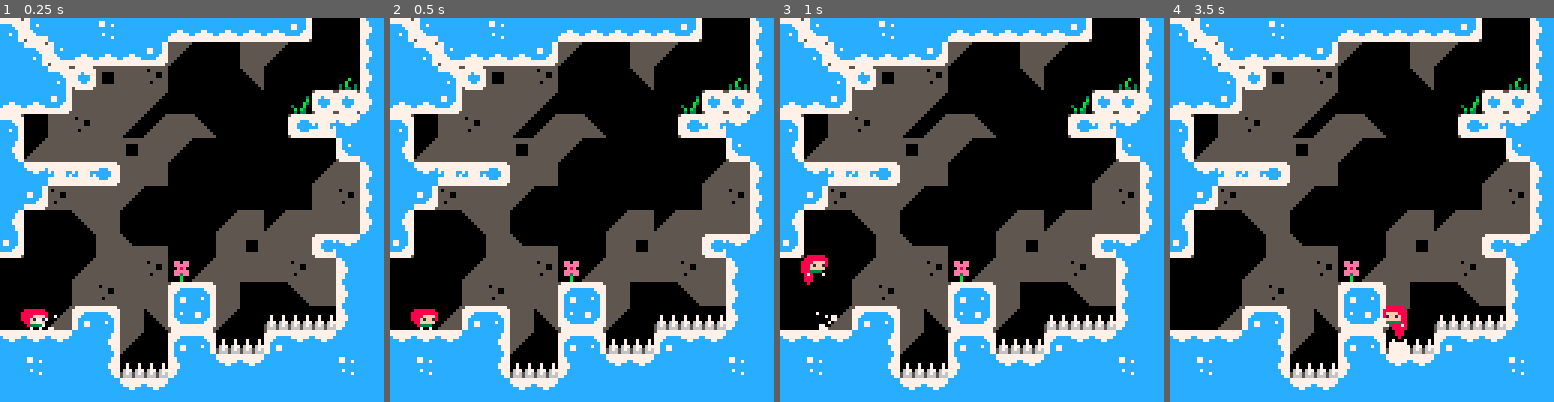
Above: before the commit, frames 1-4 (left to right).
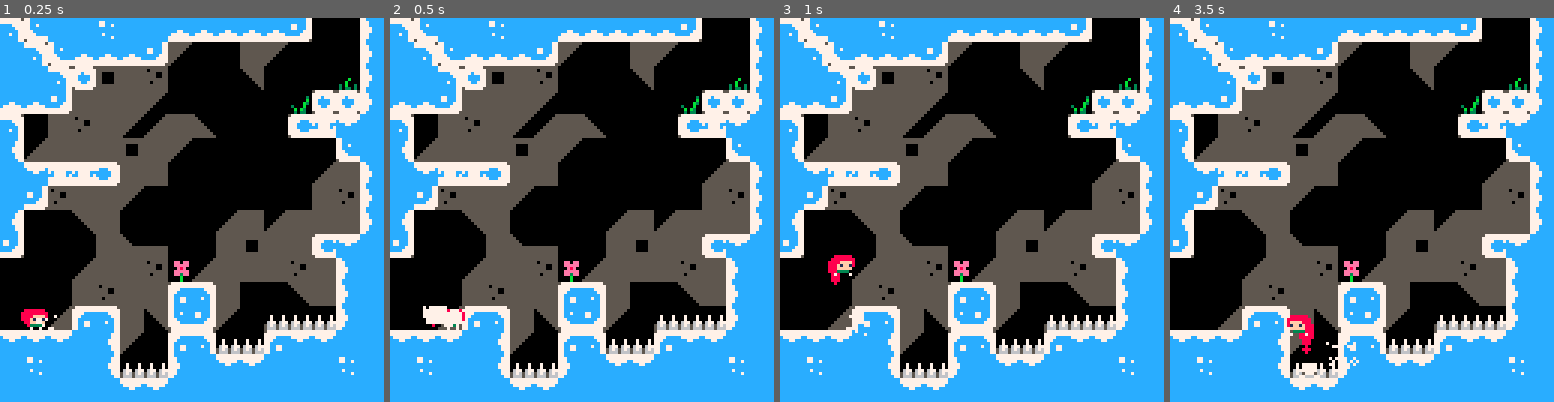
Above: after the commit, the same moments.

Repository: wesen/carts
Game: PICO-8 cartridge games/celeste/celeste-copy.p8
The game is run twice, just before and just after one commit, with the same random seed, the same clock (stepped at 60 frames per second) and the same inputs.
Inputs:
- Up to frame 1 (0.25 s): no input
- Up to frame 2 (0.5 s): tap X (X key) at 0.33 s
- Up to frame 3 (1 s): tap O (Z key) at 0.7 s
- Up to frame 4 (3.5 s): tap X (X key) at 1.07, 1.85, 2.97 s; hold Right 1.6-2.1 s; tap O (Z key) every 0.4 s from 1.7 to 3.3 s; hold Up 2.15-2.42 s; hold Right 2.47-3.03 s; hold Left from 3.08 s (still down)

Frame 1 is identical in both runs. In frame 2, 0.7% of the frame differs, in the area x 5-20%, y 75-82%; in frame 3, 0.8%; in frame 4, 1.1%, in the area x 30-63%, y 75-94%.

Commit message:
Added dash

Diff:
--- a/games/celeste/celeste-copy.lua
+++ b/games/celeste/celeste-copy.lua
@@ -20,10 +20,11 @@
 -- x objects
 -- x multijumps
 -- x smoke
+-- dash
+-- camera shake and freeze
 -- walljumps
 -- spawn player
 -- platforms
--- dash
 -- ice
 -- spikes
 -- kill player
--- a/games/celeste/celeste-copy.p8
+++ b/games/celeste/celeste-copy.p8
@@ -23,10 +23,11 @@
 -- x objects
 -- x multijumps
 -- x smoke
+-- dash
+-- camera shake and freeze
 -- walljumps
 -- spawn player
 -- platforms
--- dash
 -- ice
 -- spikes
 -- kill player
@@ -48,7 +49,6 @@
 player={
     init=function(this)
         this.spr_off=0
-        this.djump=max_djump
 
         -- jump
         this.p_jump=false
@@ -59,6 +59,14 @@
         -- solidity checks
         this.hitbox={x=1,y=3,w=6,h=5}
 
+        -- dash
+        -- number of dashes allowed
+        this.djump=max_djump
+        this.p_dash=false
+        this.dash_time=0
+        this.dash_effect_time=0
+        this.dash_target={x=0,y=0}
+        this.dash_accel={x=0,y=0}
 
         create_hair(this)
     end,
@@ -80,53 +88,125 @@
             this.jbuffer-=1
         end
 
+        local dash=btn(k_dash) and not this.p_dash
+        this.p_dash=btn(k_dash)
+
         if on_ground then
             this.grace=6
+            -- reset dashes allowed
+            if this.djump<max_djump then
+                psfx(54)
+                this.djump=max_djump
+            end
         elseif this.grace>0 then
             this.grace-=1
         end
 
-        local maxrun=1
-        local accel=0.6
-        local deccel=0.15
-
-        if not on_ground then
-            accel=0.4
-        end
-
-        if abs(this.spd.x)>maxrun then
-            this.spd.x=appr(this.spd.x,sign(this.spd.x)*maxrun,deccel)
+        this.dash_effect_time-=1
+        if this.dash_time>0 then
+            init_object(smoke,this.x,this.y)
+            this.dash_time-=1
+            this.spd.x=appr(this.spd.x,this.dash_target.x,this.dash_accel.x)
+            this.spd.y=appr(this.spd.y,this.dash_target.y,this.dash_accel.y)
         else
-            this.spd.x=appr(this.spd.x,input*maxrun,accel)
-        end
-
-        --facing
-        if this.spd.x!=0 then
-            this.flip.x=(this.spd.x<0)
-        end
-
-        -- gravity
-        local maxfall=2
-        local gravity=0.21
-
-        -- slow fall when getting slower
-        if abs(this.spd.y)<=0.15 then
-            gravity*=0.5
-        end
-
-        -- jump
-        if this.jbuffer>0 then
-            if this.grace>0 then
-                psfx(1)
-                this.jbuffer=0
-                this.spd.y=-2
-                this.grace=0
-                init_object(smoke,this.x,this.y+4)
-            end
-        end
-
-        if not on_ground then
-            this.spd.y=appr(this.spd.y,maxfall,gravity)
+            local maxrun=1
+            local accel=0.6
+            local deccel=0.15
+
+            if not on_ground then
+                accel=0.4
+            end
+
+            if abs(this.spd.x)>maxrun then
+                this.spd.x=appr(this.spd.x,sign(this.spd.x)*maxrun,deccel)
+            else
+                this.spd.x=appr(this.spd.x,input*maxrun,accel)
+            end
+
+            --facing
+            if this.spd.x!=0 then
+                this.flip.x=(this.spd.x<0)
+            end
+
+            -- gravity
+            local maxfall=2
+            local gravity=0.21
+
+            -- slow fall when getting slower
+            if abs(this.spd.y)<=0.15 then
+                gravity*=0.5
+            end
+
+            -- apply gravity
+            if not on_ground then
+                this.spd.y=appr(this.spd.y,maxfall,gravity)
+            end
+
+            -- jump
+            if this.jbuffer>0 then
+                if this.grace>0 then
+                    psfx(1)
+                    this.jbuffer=0
+                    this.spd.y=-2
+                    this.grace=0
+                    init_object(smoke,this.x,this.y+4)
+                end
+            end
+
+            -- dash
+            local d_full=5
+            -- sqrt(2)/2 * d_full -> diagonal magnitude
+            local d_half=d_full*0.70710678118
+
+            if this.djump>0 and dash then
+                init_object(smoke,this.x,this.y)
+                this.djump-=1
+                this.dash_time=4
+                has_dashed=true
+                this.dash_effect_time=10
+                local v_input=(btn(k_up) and -1 or (btn(k_down) and 1 or 0))
+                if input!=0 then
+                    if v_input!=0 then
+                        this.spd.x=input*d_half
+                        this.spd.y=v_input*d_half
+                    else
+                        this.spd.x=input*d_full
+                        this.spd.y=0
+                    end
+                elseif v_input!=0 then
+                    this.spd.x=0
+                    this.spd.y=v_input*d_full
+                else
+                    this.spd.x=(this.flip.x and -1 or 1)
+                    this.spd.y=0
+                end
+
+                psfx(3)
+
+                -- dashes slow down to normal move speed
+                this.dash_target.x=2*sign(this.spd.x)
+                this.dash_target.y=2*sign(this.spd.y)
+                this.dash_accel.x=1.5
+                this.dash_accel.y=1.5
+
+                -- we are slower when moving upwards
+                if this.spd.y<0 then
+                    this.dash_target.y*=.75
+                end
+                if this.spd.y!=0 then
+                    this.dash_accel.x*=0.70710678118
+                end
+                if this.spd.x!=0 then
+                    this.dash_accel.y*=0.70710678118
+                end
+
+            elseif dash and this.djump<=0 then
+                -- no dash allowed
+                psfx(9)
+                init_object(smoke,this.x,this.y)
+            end
+
+            printh("after dash "..tostr(this.spd.y))
         end
 
         -- animation
